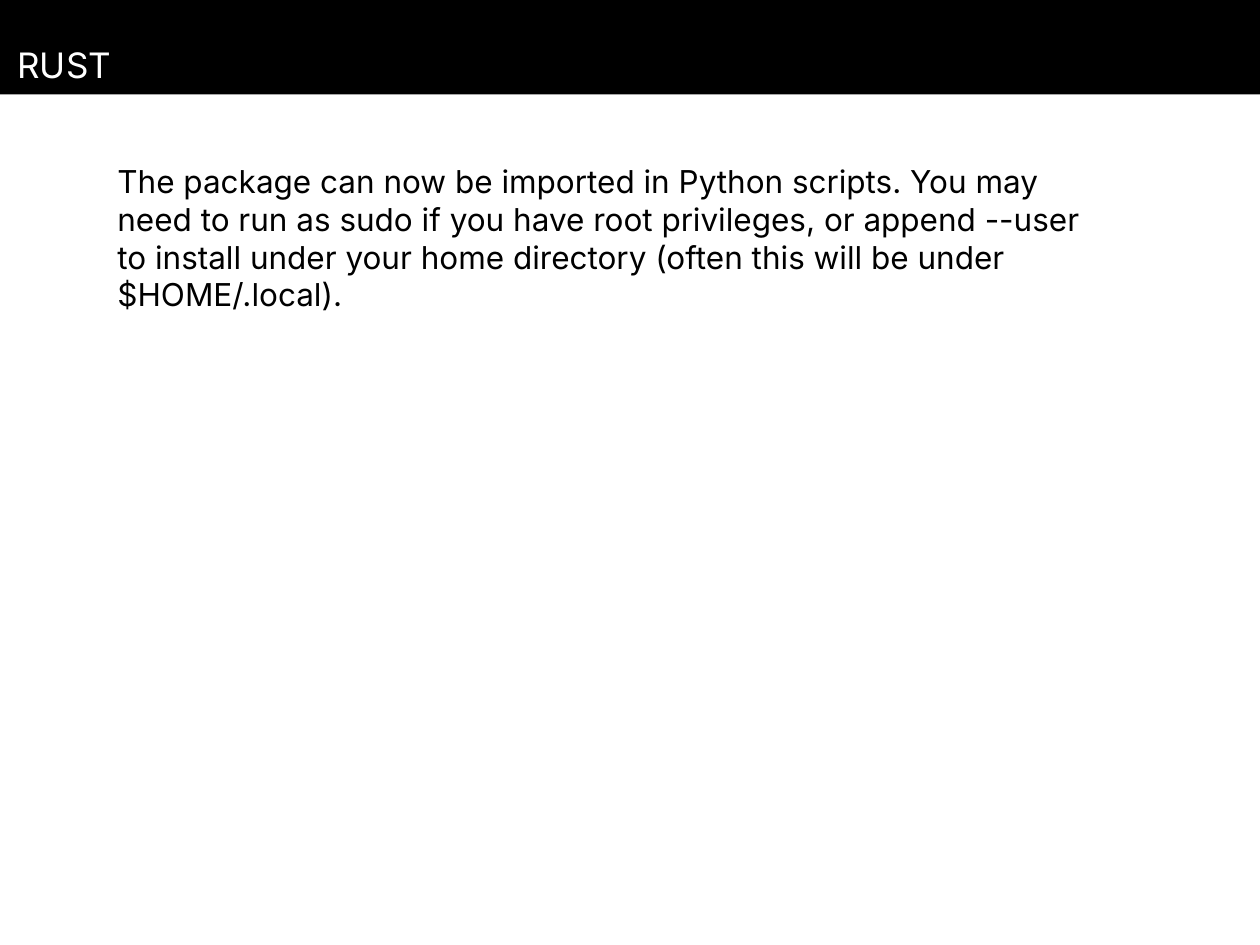
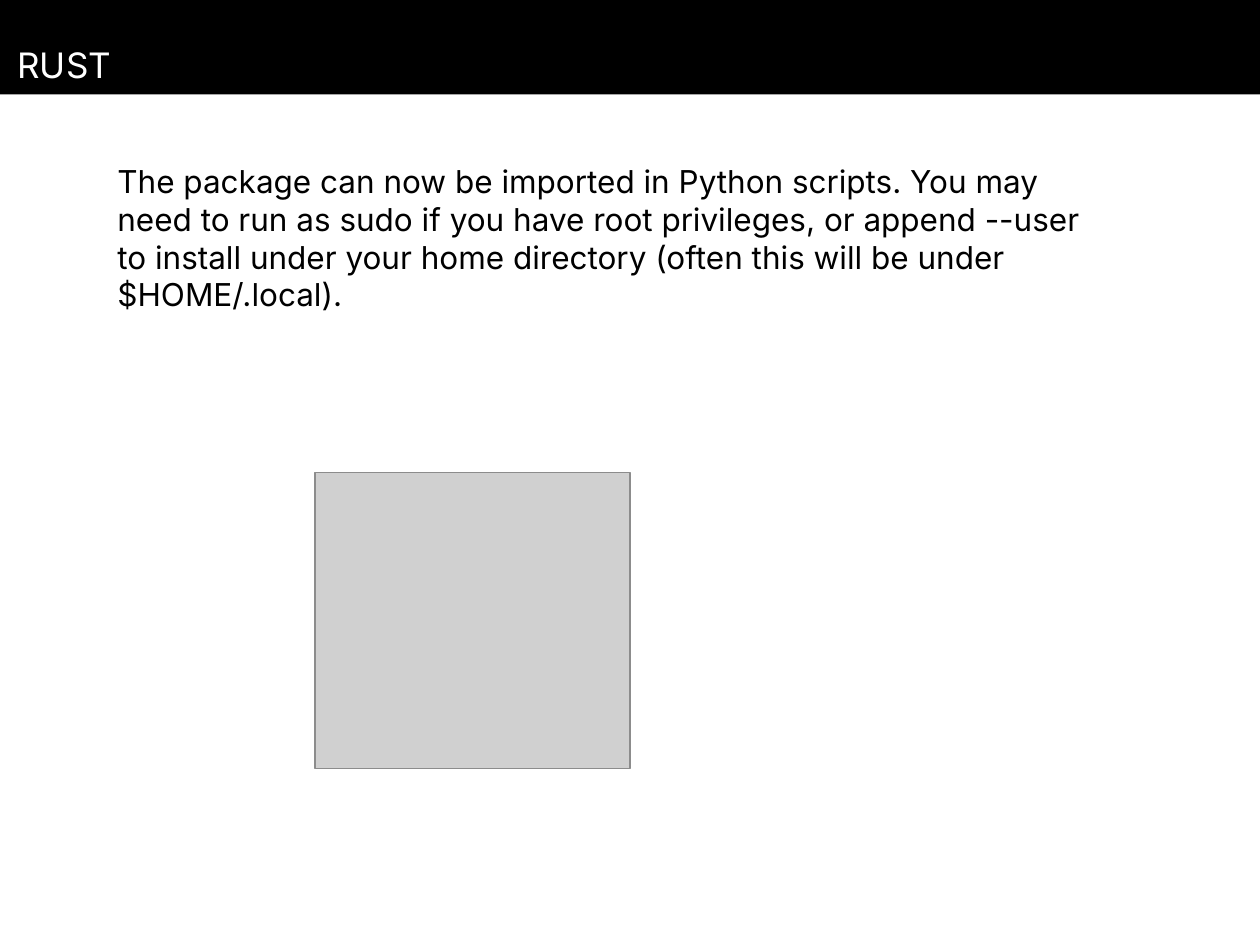
Before and after one commit to Brendan8899/pdfTopptx, a slide deck: slide 3 of output.pptx (slide 6 before the commit). Drawn at 1260x945 pixels with LibreOffice and Linux fonts; fonts in the diff are those of the drawing; grey boxes stand for pictures. Boxes give left, top, right and bottom in pixels: in the first picture for what was removed or moved away, otherwise in the second. Text is boxed around its words. In the diff, an @@ line names an element or a change of style, - is before the commit and + after.

```diff
--- a/output.pptx
+++ b/output.pptx
@@ text "The package can now be ..." at box(117, 169, 1079, 311): more space between paragraphs @@
@@ picture added at box(315, 472, 630, 769) @@
```
Also in this commit, not shown: 3 other slides changed, 3 slides removed, 7 other files.
